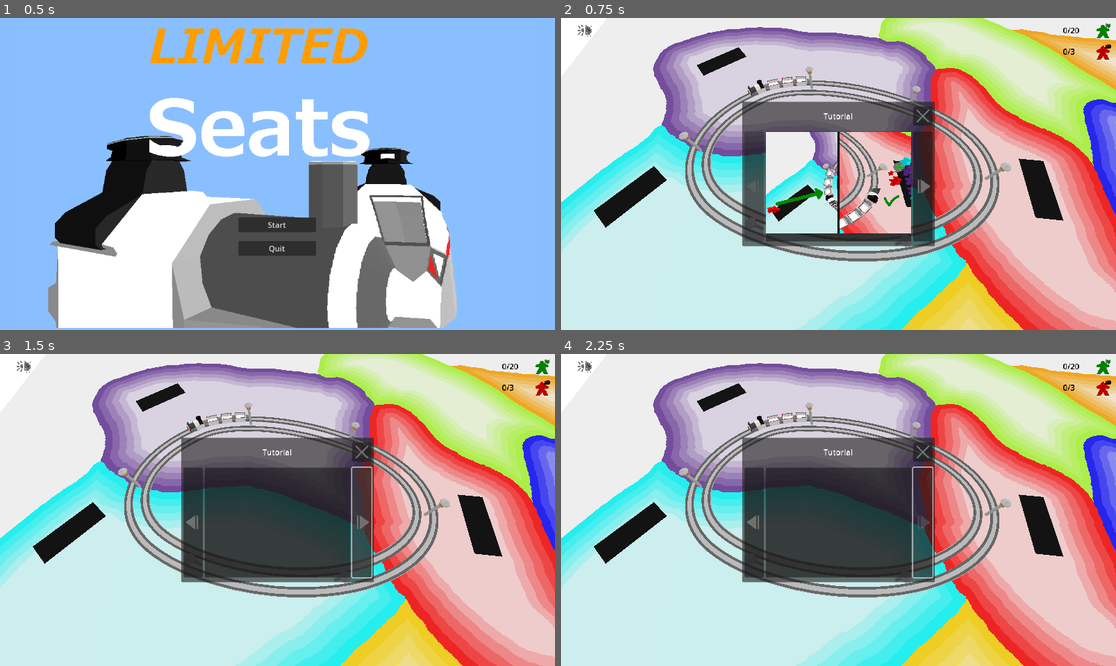
Above: before the commit, frames 1-4 (two rows, left to right).
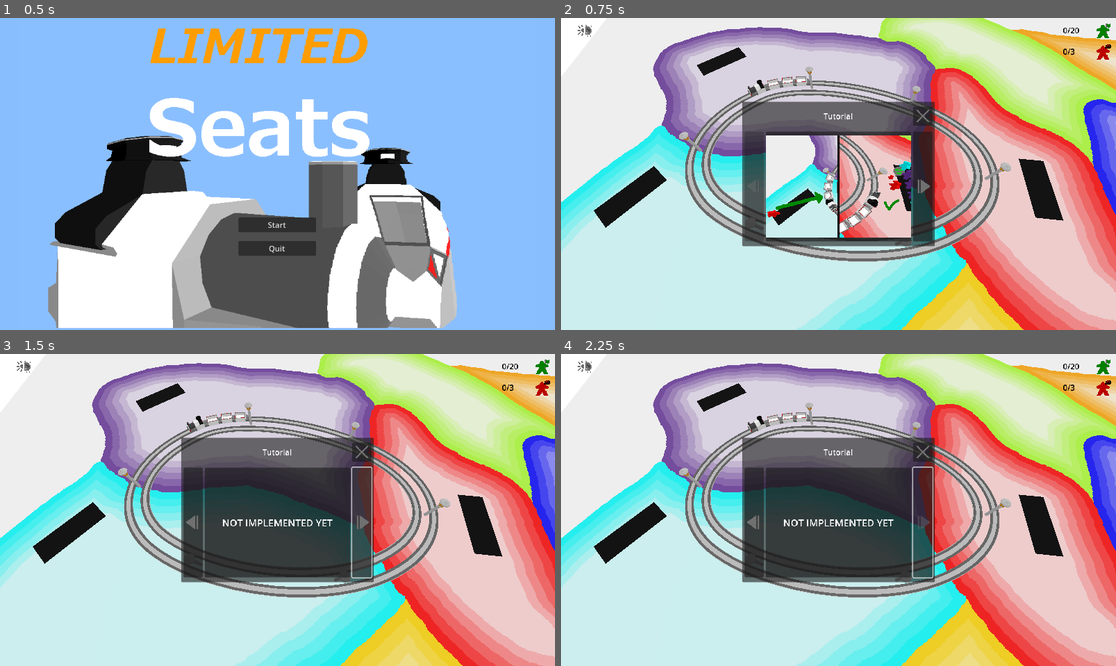
Above: after the commit, the same moments.

Repository: squirrelsoftcompany/LD54
Game: Godot game, scene res://_scenes/menu.tscn
Two runs of this game, one before a commit and one after it. Both use one fixed random seed, a clock stepped at 60 frames per second and the inputs below.
Inputs (mouse positions are in pixels of both pictures, inside the frame that each line leads up to):
- Up to frame 1 (0.5 s): no input
- Up to frame 2 (0.75 s): click "Start" at 0.5 s
- Up to frame 3 (1.5 s): click (360, 522) at 1.25 s
- Up to frame 4 (2.25 s): click (921, 522) at 2 s

Frame 1 is identical in both runs. In frame 2, 4.0% of the frame differs, in the area x 36-64%, y 36-71%; in frame 3, 0.2%; in frame 4, 0.2%.

Commit message:
tuto : not implemented yet

Diff:
--- a/_scenes/ui/InGameUI.tscn
+++ b/_scenes/ui/InGameUI.tscn
@@ -197,19 +197,30 @@
 layout_mode = 2
 size_flags_horizontal = 3
 
+[node name="Label" type="Label" parent="TutoPanel/MarginContainer2/VBoxContainer/HBoxContainer/PanelContainer"]
+layout_mode = 2
+theme_override_font_sizes/font_size = 20
+text = "Not implemented yet"
+horizontal_alignment = 1
+uppercase = true
+
 [node name="TutoPage0" type="TextureRect" parent="TutoPanel/MarginContainer2/VBoxContainer/HBoxContainer/PanelContainer"]
 layout_mode = 2
 texture = ExtResource("5_q6jq6")
 expand_mode = 1
-stretch_mode = 4
+stretch_mode = 5
 
 [node name="TutoPage1" type="TextureRect" parent="TutoPanel/MarginContainer2/VBoxContainer/HBoxContainer/PanelContainer"]
 visible = false
 layout_mode = 2
+expand_mode = 1
+stretch_mode = 5
 
 [node name="TutoPage2" type="TextureRect" parent="TutoPanel/MarginContainer2/VBoxContainer/HBoxContainer/PanelContainer"]
 visible = false
 layout_mode = 2
+expand_mode = 1
+stretch_mode = 5
 
 [node name="Next" type="Button" parent="TutoPanel/MarginContainer2/VBoxContainer/HBoxContainer"]
 layout_mode = 2
Not shown: 1 places in _scenes/ui/InGameUI.tscn that only renumber resources
Not shown: 1 places in _scenes/ui/general_controls.tscn that only renumber resources
